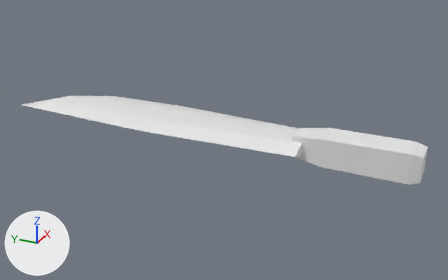
Before and after pictures for a commit that changed the glTF model godot/assets/waffen/modelle/speerspitze/t3_4.glb.
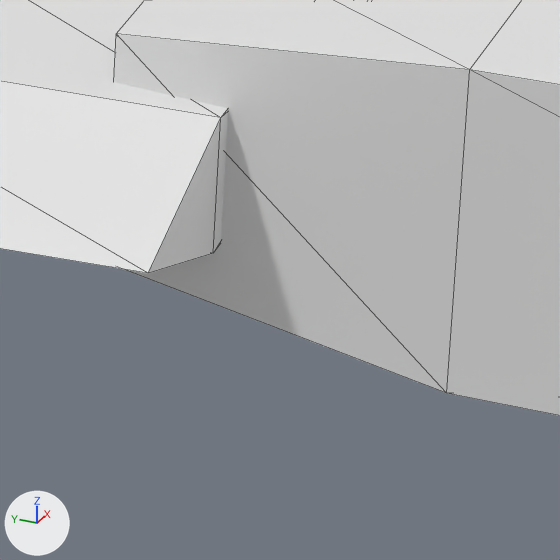
Each version appears first whole from a 50 mm lens placed at (-0.5257, 1.3991, 0.2507), pointed at (0.0017, 1.6365, -0.013), and next in a close-up on the part from 63% to 74% of the width and 48% to 65% of the height. Lighting does not change. The marker at lower left points along +X, +Y and +Z. The last two pictures show the newer version. The close-ups show mesh edges as thin lines. Vertices at exactly the same position are counted once.

The first close-up shows 'speerspitze_t3_4'.
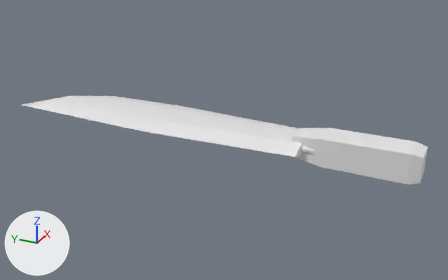
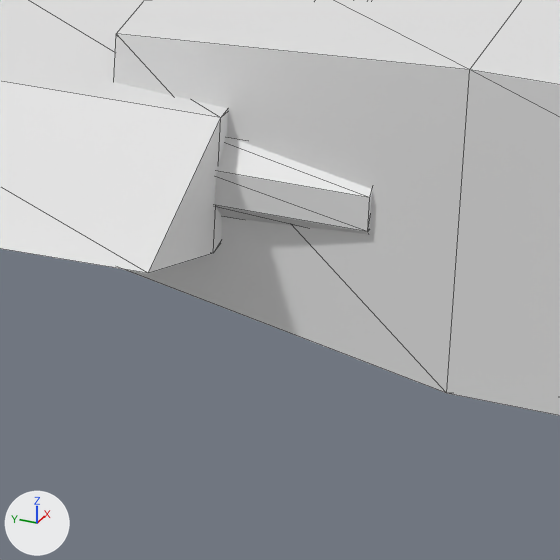
Where the change shows, as pixel boxes (x1, y1, x2, y2) in the close-ups (560 x 560 px):
part 1 of me_speerspitze_t3_4, added: after (214, 137, 372, 235)

Patch to the scene script:
```diff
--- a/godot/assets/waffen/modelle/speerspitze/t3_4.glb.py
+++ b/godot/assets/waffen/modelle/speerspitze/t3_4.glb.py
@@ me_speerspitze_t3_4 @@
 # used by ob_speerspitze_t3_4; location = (0.0, 0.0, 0.0)
-me_speerspitze_t3_4.from_pydata(...)  # 65 vertices, 122 faces; spans x -0.039..0.039, y 1.44..1.869, z -0.015..0.015
+me_speerspitze_t3_4.from_pydata(...)  # 81 vertices, 150 faces; spans x -0.039..0.039, y 1.44..1.869, z -0.015..0.015
+# me_speerspitze_t3_4 part 1: a new loose piece of 16 vertices spanning x -0.015..0.015, y 1.537..1.553, z -0.004..0.003, in mat_klinge (white #e7e7e7)
 me_speerspitze_t3_4.materials.append(mat_klinge)
```
